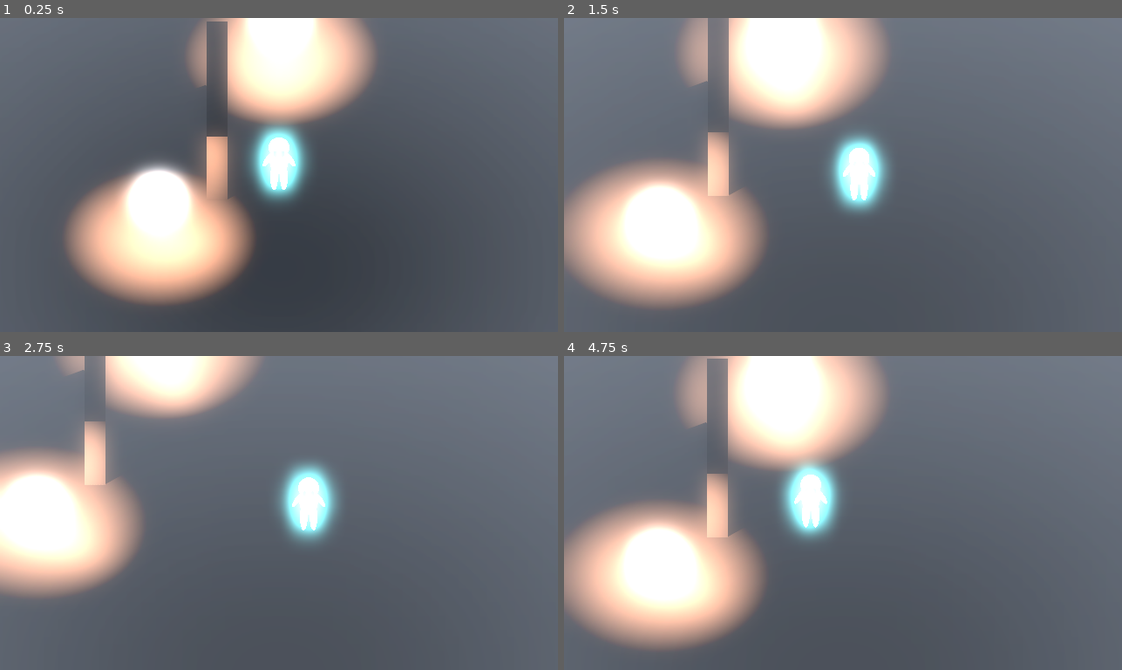
Above: before the commit, frames 1-4 (two rows, left to right).
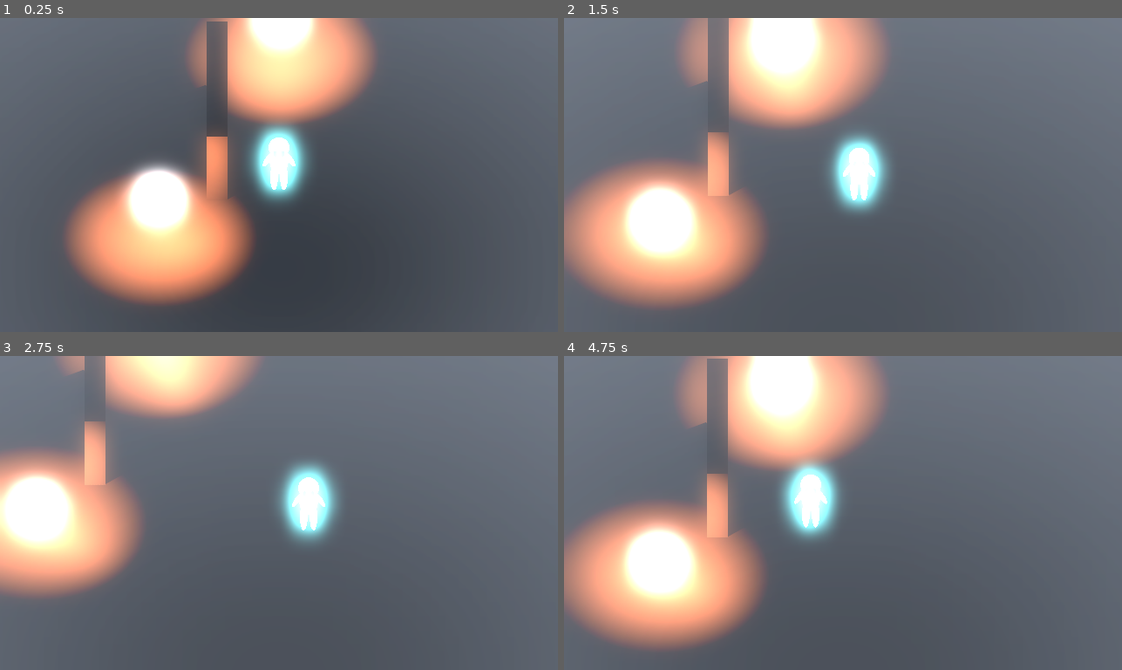
Above: after the commit, the same moments.

Repository: Boyquotes/TheGhost
Game: Godot game, scene res://base_level.tscn
Same seed, same stepped clock (60 frames per second), same inputs: the game is played once before the commit and once after it.
Inputs:
- Up to frame 1 (0.25 s): no input
- Up to frame 2 (1.5 s): hold Right (ui_right) 0.53-1.28 s; hold Down (ui_down) from 1.28 s (still down)
- Up to frame 3 (2.75 s): release Down (ui_down) at 2.03 s; hold Right (ui_right) from 2.03 s (still down)
- Up to frame 4 (4.75 s): release Right (ui_right) at 2.78 s; hold Up (ui_up) 2.78-3.53 s; hold Left (ui_left) from 3.53 s (still down)

The runs differ from the first frame. In frame 1, 14% of the frame differs, in the area x 13-65%, y 0-89%; in frame 2, 14%; in frame 3, 9.7%; in frame 4, 14%, in the area x 1-55%, y 0-90%.
Error in both runs: Invalid assignment on read-only value (on base: 'Dictionary'). (res://scripts/StateMachine.gd:43)

Commit message:
2022/10/03 11:15

Diff:
--- a/ball.gd
+++ /dev/null
@@ -1,5 +0,0 @@
-extends RigidBody3D
-
-
-func _physics_process(delta):
-	pass
--- a/ball.tscn
+++ b/ball.tscn
@@ -1,6 +1,4 @@
-[gd_scene load_steps=6 format=3 uid="uid://b4cp2m0cgfsog"]
-
-[ext_resource type="Script" path="res://ball.gd" id="1_a5ufp"]
+[gd_scene load_steps=5 format=3 uid="uid://b4cp2m0cgfsog"]
 
 [sub_resource type="PhysicsMaterial" id="PhysicsMaterial_hmq2j"]
 
@@ -9,12 +7,14 @@
 [sub_resource type="StandardMaterial3D" id="StandardMaterial3D_i6ptm"]
 metallic = 1.0
 emission_enabled = true
-emission = Color(1, 1, 1, 1)
+emission = Color(1, 0.764706, 0.666667, 1)
 emission_energy_multiplier = 20.0
 refraction_enabled = true
 
 [sub_resource type="SphereMesh" id="SphereMesh_7qi5d"]
 material = SubResource("StandardMaterial3D_i6ptm")
+radial_segments = 20
+rings = 20
 
 [node name="Ball" type="RigidBody3D" groups=["Moveable"]]
 mass = 10.0
@@ -25,7 +25,6 @@
 can_sleep = false
 angular_damp_mode = 1
 angular_damp = 1.568
-script = ExtResource("1_a5ufp")
 
 [node name="CollisionShape3d" type="CollisionShape3D" parent="."]
 transform = Transform3D(2, 0, 0, 0, 2, 0, 0, 0, 2, 0, 0, 0)
@@ -36,7 +35,7 @@
 mesh = SubResource("SphereMesh_7qi5d")
 
 [node name="OmniLight3d" type="OmniLight3D" parent="."]
-light_color = Color(1, 0.639216, 0.443137, 1)
+light_color = Color(1, 0.45098, 0.219608, 1)
 light_energy = 5.0
 light_volumetric_fog_energy = 4.0
 light_specular = 2.0
--- a/project.godot
+++ b/project.godot
@@ -20,7 +20,7 @@
 
 [application]
 
-config/name="The ghost"
+config/name="The "
 run/main_scene="res://base_level.tscn"
 config/features=PackedStringArray("4.0")
 config/icon="res://icon.svg"
